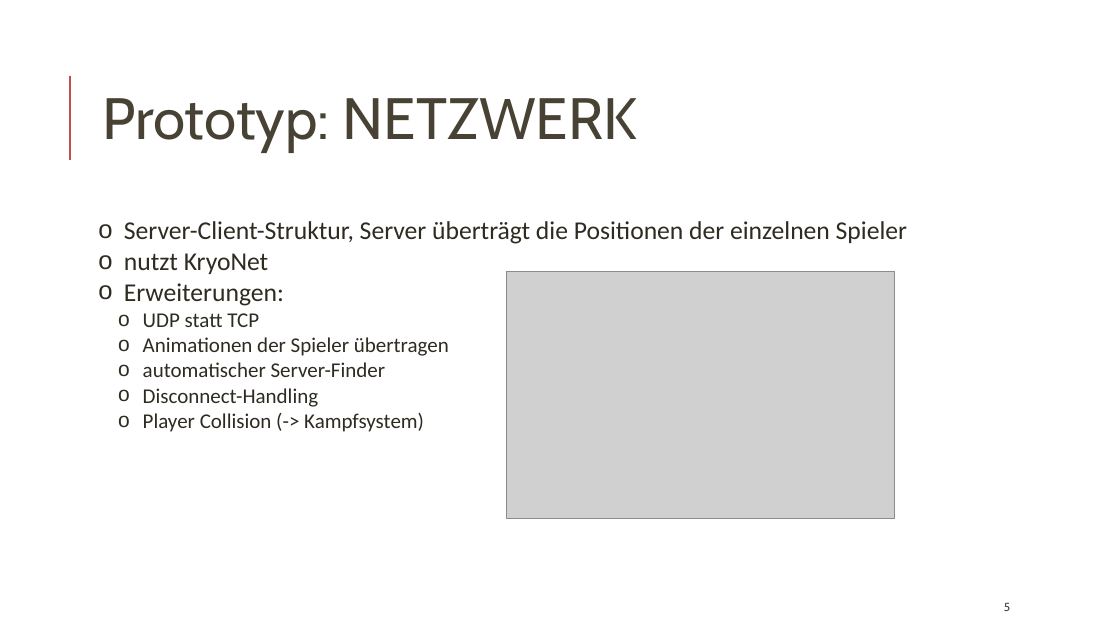
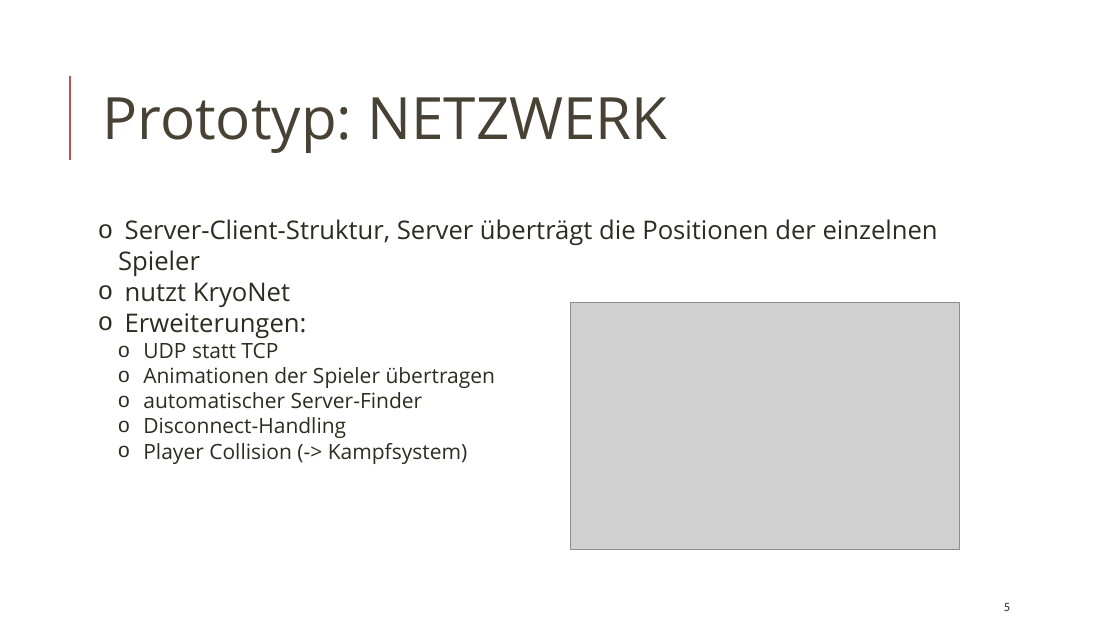
Before and after one commit to philipp-roscher/kpmi-15-2, a slide deck: slide 5 of ProofOfConcept-LOI.pptx. Drawn at 1120x630 pixels with LibreOffice and Linux fonts; fonts in the diff are those of the drawing; grey boxes stand for pictures. Boxes give left, top, right and bottom in pixels: in the first picture for what was removed or moved away, otherwise in the second. Text is boxed around its words. In the diff, an @@ line names an element or a change of style, - is before the commit and + after.

```diff
--- a/ProofOfConcept-LOI.pptx
+++ b/ProofOfConcept-LOI.pptx
@@ text "Prototyp: NETZWERK" at (102,97,668,153): font Cabin to Open Sans @@
@@ text "Server-Client-Struktur, Server überträgt die Positionen ..." at (118,219,938,464): font Calibri to Open Sans @@
@@ picture: place and size @@
-picture at (507,271,895,518)
+picture at (571,302,960,549)
```
Also in this commit, not shown: 6 other slides changed, 1 slide added, 2 other files.
